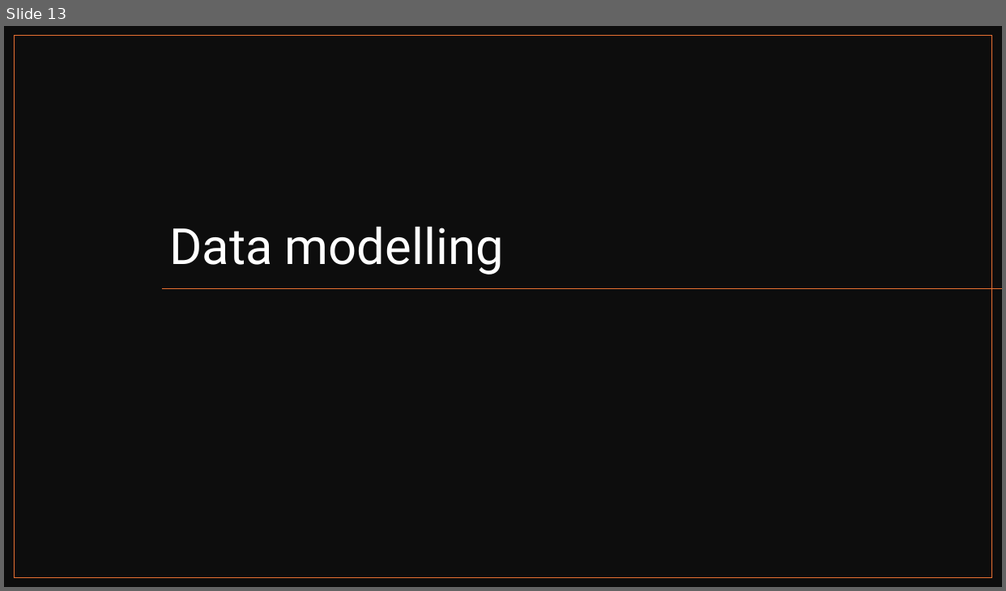
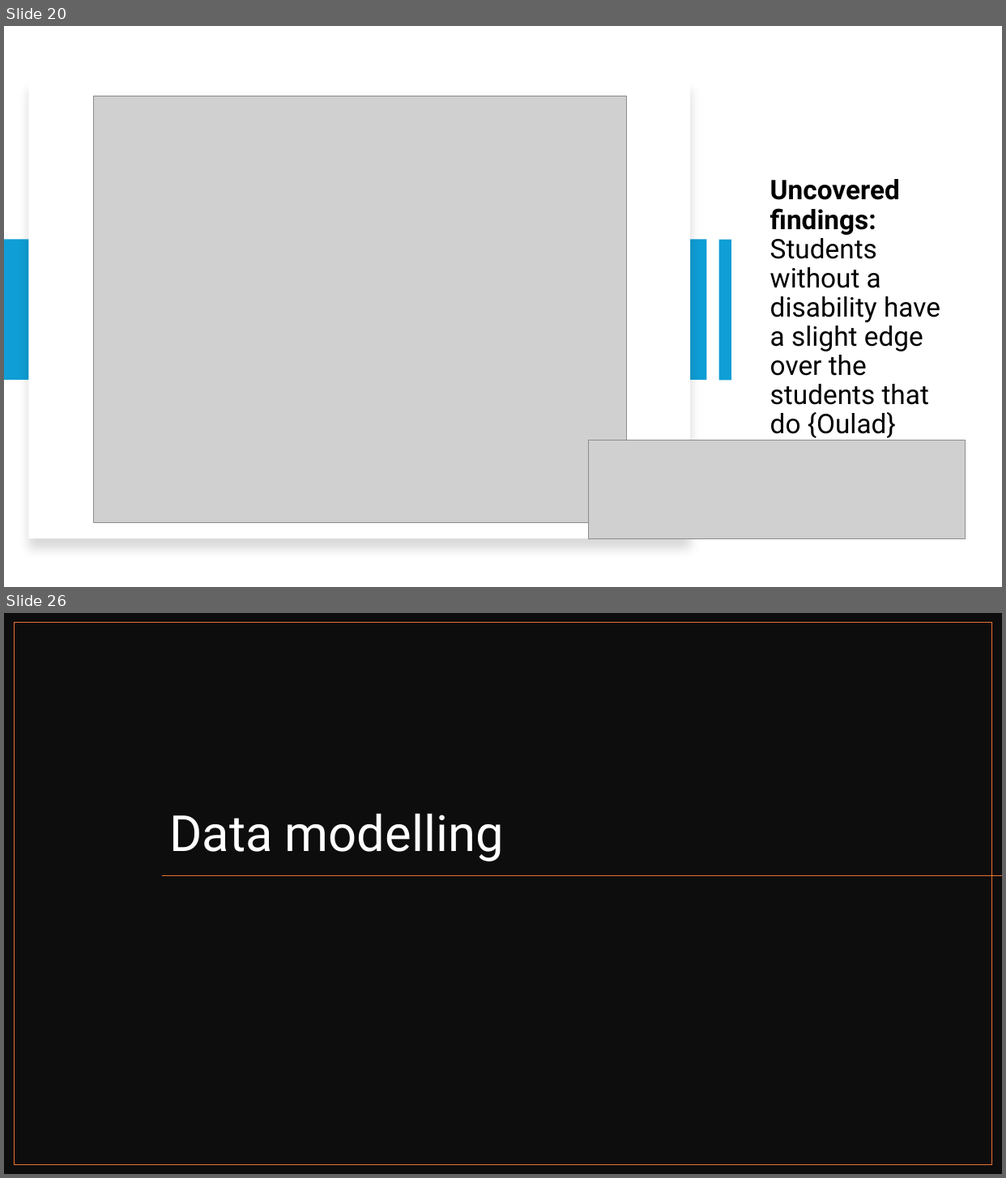
Before and after one commit to ProjectsKoryHasWorkedOn/2024_Grades_Dataset_R_Project, a slide deck: r_project_presentation.pptx. Shown one above the other, each under a label of ours: slide 13 before the commit, slides 20 and 26 after it; the slides between them are not shown. The pictures are 1006x591 and 1006x1178 pixels, drawn with LibreOffice and Linux fonts; fonts in the diff are those of the drawing; grey boxes stand for pictures. Boxes give left, top, right and bottom in pixels: in the first picture for what was removed or moved away, otherwise in the second. Text is boxed around its words. In the diff, an @@ line names an element or a change of style, - is before the commit and + after.

```diff
--- a/r_project_presentation.pptx
+++ b/r_project_presentation.pptx
@@ slide 20 added at [4, 26, 1002, 587], background #FFFFFF @@
@@ rectangle added at [28, 80, 691, 539], fill #FFFFFF @@
@@ picture added at [93, 96, 626, 523] @@
@@ title added at [770, 179, 940, 438], 26 pt, text #000000 @@
+Uncovered findings: Students without a disability have a slight edge over the students that do {Oulad}
@@ rectangle added at [4, 240, 707, 381], fill #0F9ED5 @@
@@ rectangle added at [718, 240, 731, 381], fill #0F9ED5 @@
@@ picture added at [589, 441, 965, 540] @@
@@ what was slide 13 is now slide 26 @@
```
Also in this commit, not shown: 4 slides changed, 25 other slides added, 12 slides removed, 11 other files.
